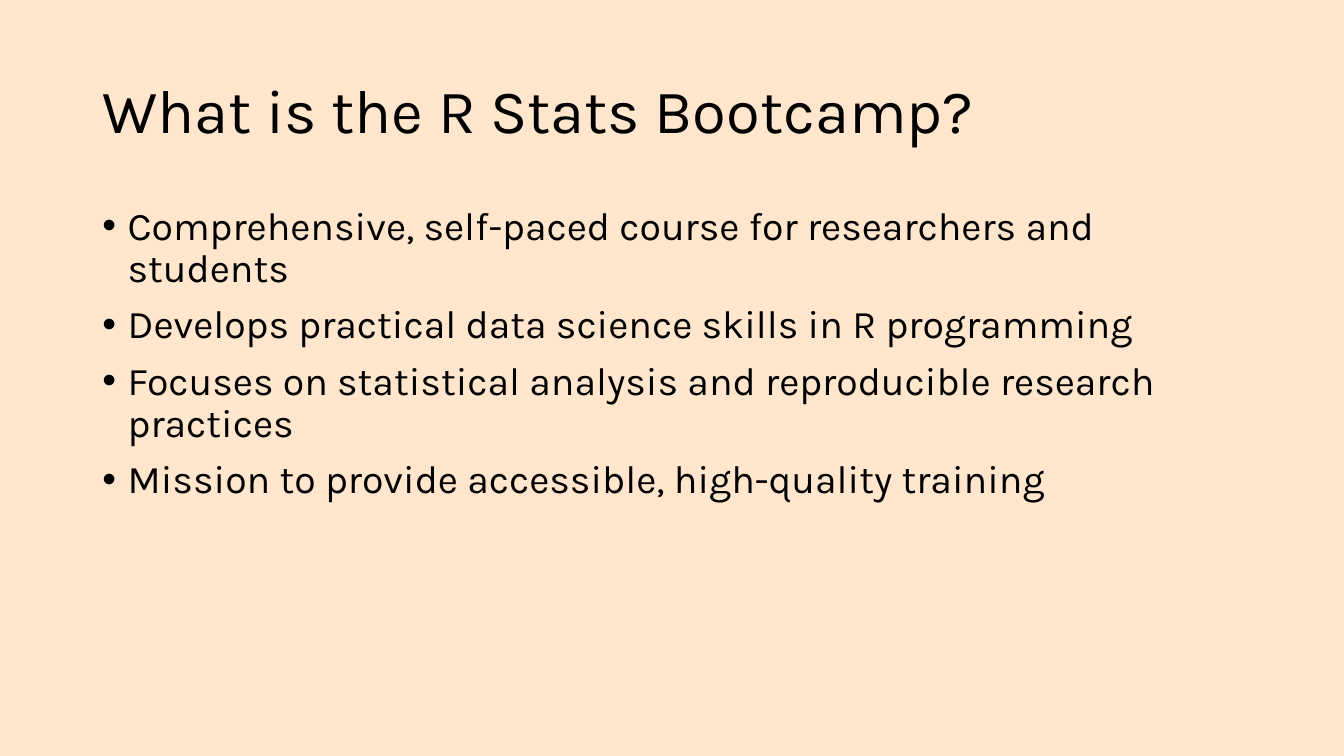
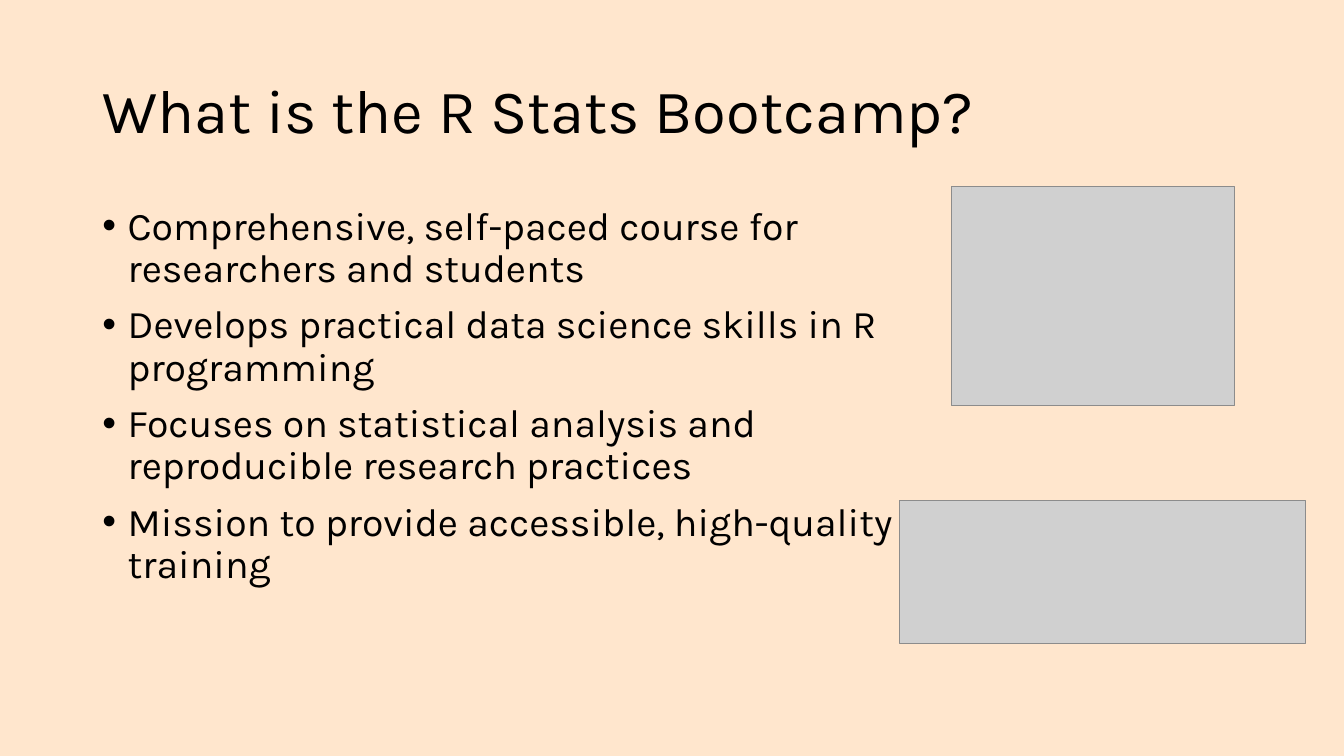
Before and after one commit to rstats-bootcamp/RStatsBootcamp-2025, a slide deck: slide 2 of slides/topics/00_about_bootcamp.pptx. Drawn at 1344x756 pixels with LibreOffice and Linux fonts; fonts in the diff are those of the drawing; grey boxes stand for pictures. Boxes give left, top, right and bottom in pixels: in the first picture for what was removed or moved away, otherwise in the second. Text is boxed around its words. In the diff, an @@ line names an element or a change of style, - is before the commit and + after.

Commit message:
Update multiple presentation files to enhance content and ensure consistency across the bootcamp materials.

```diff
--- a/slides/topics/00_about_bootcamp.pptx
+++ b/slides/topics/00_about_bootcamp.pptx
@@ text "Comprehensive, self-paced course for researchers ..." rewrapped from [128, 213, 1154, 503] to [128, 213, 892, 588] @@
@@ picture added at [952, 187, 1235, 406] @@
@@ picture added at [899, 500, 1307, 643] @@
```
Also in this commit, not shown: 3 other slides changed, 1 slide added, 16 other files.
